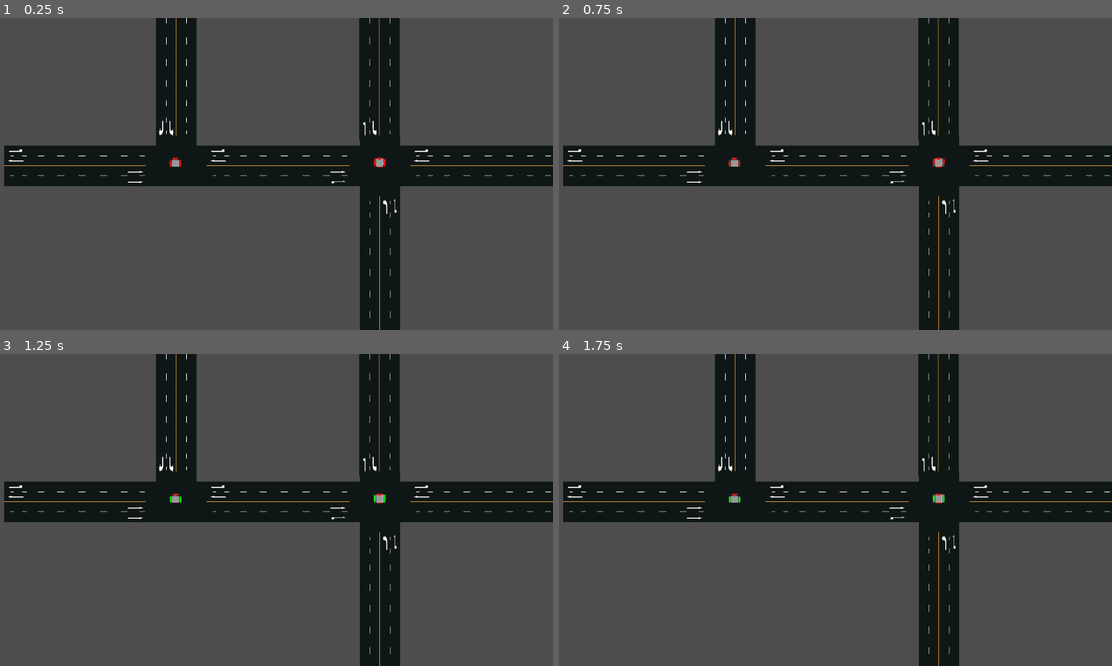
Above: before the commit, frames 1-4 (two rows, left to right).
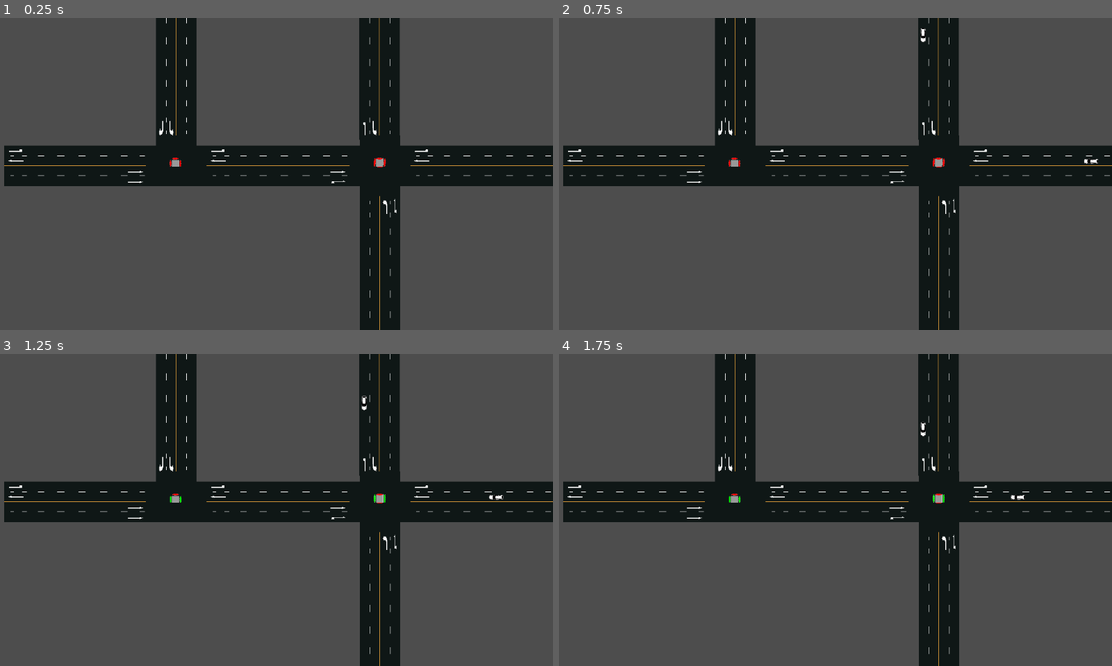
Above: after the commit, the same moments.

Repository: Lilies240/TrafficSimulation
Game: Godot game, scene res://Scenes/test_scene.tscn
Same seed, same stepped clock (60 frames per second), same inputs: the game is played once before the commit and once after it.
Inputs:
- Up to frame 1 (0.25 s): no input
- Up to frame 2 (0.75 s): no input
- Up to frame 3 (1.25 s): no input
- Up to frame 4 (1.75 s): no input

Frame 1 is identical in both runs. In frame 2, less than 0.1% of the frame differs, in the area x 65-98%, y 3-47%; in frame 3, less than 0.1%, in the area x 65-92%, y 13-47%; in frame 4, less than 0.1%.

Commit message:
Attempt to debug lack of stopping

Diff:
--- a/Scripts/Vehicle.gd
+++ b/Scripts/Vehicle.gd
@@ -28,7 +28,7 @@
 func initialize(spawner_reference: Node, vType: Enums.VehicleType, nodePaths: Array[NodePath], speedLimit: float, is_major: bool):
 	spawner = spawner_reference
 	vehicleType = vType
-	current_speed_limit = mph_to_mps(current_speed_limit) * pixels_per_meter
+	current_speed_limit = mph_to_mps(speedLimit) * pixels_per_meter
 	current_speed = current_speed_limit
 	isMajor = is_major
 	throughput = 0.0
@@ -134,7 +134,7 @@
 func decelerate(delta):
 	if current_speed > 0:
 		current_speed -= deceleration * delta
-		if current_speed < 0:
+		if current_speed <= 20:
 			current_speed = 0
 			state = "stopped"
 
@@ -147,8 +147,7 @@
 	current_speed = 0
 
 func check_upcoming_light():
-	if is_intersection_ahead():
-		upcoming_light_color = spawner.get_traffic_signal(current_path)
+	upcoming_light_color = spawner.get_traffic_signal(current_path)
 
 func is_intersection_ahead() -> bool:
 	return current_path_index % 2 == 0
@@ -161,6 +160,7 @@
 
 	check_upcoming_light() # Update light color
 	var current_stop_distance = calculate_stopping_distance()
+	var should_stop
 
 	if is_intersection_ahead():
 		var distance_to_intersection = calculate_distance_to_intersection()
@@ -169,12 +169,14 @@
 		match upcoming_light_color:
 			"red":
 				# Come to a stop when approaching the intersection
-				if distance_to_intersection <= current_stop_distance:
+				if distance_to_intersection + 200 <= current_stop_distance:
 					if state != "stopped":
 						state = "decelerating"
-
-					print("\nCurrent road: " + str(current_path) + "\nCurrent state: " + str(state) + "\nIntersection Ahead: " + str(is_intersection_ahead()) + "\nUpcoming Light Color: " + str(upcoming_light_color) + "\nCalculated Stopping Distance: " + str(calculate_stopping_distance()) + "\nDistance to intersection: " + str(distance_to_intersection) + "\nLength of road: " + str(current_path.get_curve().get_baked_length()) + "\nCurrent Progress: " + str(progress))
-					return
+					else:
+						current_speed = 0
+
+					print("\nCurrent road: " + str(current_path) + "\nCurrent state: " + str(state) + "\nCurrent speed: " + str(current_speed) + "\nCurrent speed limit: " + str(current_speed_limit) + "\nIntersection Ahead: " + str(is_intersection_ahead()) + "\nDistance to intersection: " + str(distance_to_intersection) + "\nUpcoming Light Color: " + str(upcoming_light_color) + "\nCalculated Stopping Distance: " + str(calculate_stopping_distance()) + "\nLength of road: " + str(current_path.get_curve().get_baked_length()) + "\nCurrent Progress: " + str(progress))
+					should_stop = true
 				else: # Continue towards the intersection
 					# Check for cars ahead
 					var vehiclesAhead = 0;
@@ -192,20 +194,23 @@
 							vehiclesAhead += 1;
 
 							# Come to a stop when approaching the other vehicle
-							if distance_to_other <= current_stop_distance:
+							if distance_to_other + 200 <= current_stop_distance:
 								if state != "stopped":
 									state = "decelerating"
-
-								print("\nCurrent road: " + str(current_path) + "\nCurrent state: " + str(state) + "\nIntersection Ahead: " + str(is_intersection_ahead()) + "\nUpcoming Light Color: " + str(upcoming_light_color) + "\nCalculated Stopping Distance: " + str(calculate_stopping_distance()) + "\nDistance to intersection: " + str(distance_to_intersection) + "\nLength of road: " + str(current_path.get_curve().get_baked_length()) + "\nCurrent Progress: " + str(progress))
-								return
+								else:
+									current_speed = 0
+
+								print("\nCurrent road: " + str(current_path) + "\nCurrent state: " + str(state) + "\nCurrent speed: " + str(current_speed) + "\nCurrent speed limit: " + str(current_speed_limit) + "\nIntersection Ahead: " + str(is_intersection_ahead()) + "\nDistance to intersection: " + str(distance_to_intersection) + "\nUpcoming Light Color: " + str(upcoming_light_color) + "\nCalculated Stopping Distance: " + str(calculate_stopping_distance()) + "\nLength of road: " + str(current_path.get_curve().get_baked_length()) + "\nCurrent Progress: " + str(progress))
+								should_stop = true
 
 					# Accelerate or cruise
-					if current_speed < current_speed_limit:
-						state = "accelerating"
-					else:
-						state = "cruising"
-
-					print("\nCurrent road: " + str(current_path) + "\nCurrent state: " + str(state) + "\nIntersection Ahead: " + str(is_intersection_ahead()) + "\nUpcoming Light Color: " + str(upcoming_light_color) + "\nCalculated Stopping Distance: " + str(calculate_stopping_distance()) + "\nDistance to intersection: " + str(distance_to_intersection) + "\nLength of road: " + str(current_path.get_curve().get_baked_length()) + "\nCurrent Progress: " + str(progress))
+					if not should_stop:
+						if current_speed < current_speed_limit:
+							state = "accelerating"
+						else:
+							state = "cruising"
+
+					print("\nCurrent road: " + str(current_path) + "\nCurrent state: " + str(state) + "\nCurrent speed: " + str(current_speed) + "\nCurrent speed limit: " + str(current_speed_limit) + "\nIntersection Ahead: " + str(is_intersection_ahead()) + "\nDistance to intersection: " + str(distance_to_intersection) + "\nUpcoming Light Color: " + str(upcoming_light_color) + "\nCalculated Stopping Distance: " + str(calculate_stopping_distance()) + "\nLength of road: " + str(current_path.get_curve().get_baked_length()) + "\nCurrent Progress: " + str(progress))
 					return
 			"yellow":
 				# Check for cars ahead
@@ -224,19 +229,23 @@
 						vehiclesAhead += 1;
 
 						# Come to a stop when approaching the other vehicle
-						if distance_to_other <= current_stop_distance:
+						if distance_to_other + 200 <= current_stop_distance:
 							if state != "stopped":
 								state = "decelerating"
-
-							print("\nCurrent road: " + str(current_path) + "\nCurrent state: " + str(state) + "\nIntersection Ahead: " + str(is_intersection_ahead()) + "\nUpcoming Light Color: " + str(upcoming_light_color) + "\nCalculated Stopping Distance: " + str(calculate_stopping_distance()) + "\nDistance to intersection: " + str(distance_to_intersection) + "\nLength of road: " + str(current_path.get_curve().get_baked_length()) + "\nCurrent Progress: " + str(progress))
+							else:
+								current_speed = 0
+
+							print("\nCurrent road: " + str(current_path) + "\nCurrent state: " + str(state) + "\nCurrent speed: " + str(current_speed) + "\nCurrent speed limit: " + str(current_speed_limit) + "\nIntersection Ahead: " + str(is_intersection_ahead()) + "\nUpcoming Light Color: " + str(upcoming_light_color) + "\nCalculated Stopping Distance: " + str(calculate_stopping_distance()) + "\nLength of road: " + str(current_path.get_curve().get_baked_length()) + "\nCurrent Progress: " + str(progress))
 							return
 
 				# Stop if possible at the intersection
-				if distance_to_intersection <= current_stop_distance:
+				if distance_to_intersection + 200 <= current_stop_distance:
 					if state != "stopped":
 						state = "decelerating"
-
-					print("\nCurrent road: " + str(current_path) + "\nCurrent state: " + str(state) + "\nIntersection Ahead: " + str(is_intersection_ahead()) + "\nUpcoming Light Color: " + str(upcoming_light_color) + "\nCalculated Stopping Distance: " + str(calculate_stopping_distance()) + "\nDistance to intersection: " + str(distance_to_intersection) + "\nLength of road: " + str(current_path.get_curve().get_baked_length()) + "\nCurrent Progress: " + str(progress))
+					else:
+						current_speed = 0
+
+					print("\nCurrent road: " + str(current_path) + "\nCurrent state: " + str(state) + "\nCurrent speed: " + str(current_speed) + "\nCurrent speed limit: " + str(current_speed_limit) + "\nIntersection Ahead: " + str(is_intersection_ahead()) + "\nUpcoming Light Color: " + str(upcoming_light_color) + "\nCalculated Stopping Distance: " + str(calculate_stopping_distance()) + "\nLength of road: " + str(current_path.get_curve().get_baked_length()) + "\nCurrent Progress: " + str(progress))
 					return
 				else:
 					# Accelerate or cruise
@@ -245,7 +254,7 @@
 					else:
 						state = "cruising"
 
-					print("\nCurrent road: " + str(current_path) + "\nCurrent state: " + str(state) + "\nIntersection Ahead: " + str(is_intersection_ahead()) + "\nUpcoming Light Color: " + str(upcoming_light_color) + "\nCalculated Stopping Distance: " + str(calculate_stopping_distance()) + "\nDistance to intersection: " + str(distance_to_intersection) + "\nLength of road: " + str(current_p …(77 unchanged characters)…
+					print("\nCurrent road: " + str(current_path) + "\nCurrent state: " + str(state) + "\nCurrent speed: " + str(current_speed) + "\nCurrent speed limit: " + str(current_speed_limit) + "\nIntersection Ahead: " + str(is_intersection_ahead()) + "\nUpcoming Light Color: " + str(upcoming_light_color) + "\nCalculated Stopping Distance: " + str(calculate_stopping_distance()) + "\nLength of road: " + str(current_p …(77 unchanged characters)…
 					return
 			"green":
 				# Check for cars ahead
@@ -264,11 +273,13 @@
 						vehiclesAhead += 1;
 
 						# Come to a stop when approaching the other vehicle
-						if distance_to_other <= current_stop_distance:
+						if distance_to_other + 200 <= current_stop_distance:
 							if state != "stopped":
 								state = "decelerating"
-
-							print("\nCurrent road: " + str(current_path) + "\nCurrent state: " + str(state) + "\nIntersection Ahead: " + str(is_intersection_ahead()) + "\nUpcoming Light Color: " + str(upcoming_light_color) + "\nCalculated Stopping Distance: " + str(calculate_stopping_distance()) + "\nDistance to intersection: " + str(distance_to_intersection) + "\nLength of road: " + str(current_path.get_curve().get_baked_length()) + "\nCurrent Progress: " + str(progress))
+							else:
+								current_speed = 0
+
+							print("\nCurrent road: " + str(current_path) + "\nCurrent state: " + str(state) + "\nCurrent speed: " + str(current_speed) + "\nCurrent speed limit: " + str(current_speed_limit) + "\nIntersection Ahead: " + str(is_intersection_ahead()) + "\nUpcoming Light Color: " + str(upcoming_light_color) + "\nCalculated Stopping Distance: " + str(calculate_stopping_distance()) + "\nLength of road: " + str(current_path.get_curve().get_baked_length()) + "\nCurrent Progress: " + str(progress))
 							return
 
 				# Accelerate or cruise
@@ -277,7 +288,7 @@
 				else:
 					state = "cruising"
 
-				print("\nCurrent road: " + str(current_path) + "\nCurrent state: " + str(state) + "\nIntersection Ahead: " + str(is_intersection_ahead()) + "\nUpcoming Light Color: " + str(upcoming_light_color) + "\nCalculated Stopping Distance: " + str(calculate_stopping_distance()) + "\nDistance to intersection: " + str(distance_to_intersection) + "\nLength of road: " + str(current_p …(77 unchanged characters)…
+				print("\nCurrent road: " + str(current_path) + "\nCurrent state: " + str(state) + "\nCurrent speed: " + str(current_speed) + "\nCurrent speed limit: " + str(current_speed_limit) + "\nIntersection Ahead: " + str(is_intersection_ahead()) + "\nUpcoming Light Color: " + str(upcoming_light_color) + "\nCalculated Stopping Distance: " + str(calculate_stopping_distance()) + "\nLength of road: " + str(current_p …(77 unchanged characters)…
 				return
 	else:
 		# Check for cars ahead
@@ -296,11 +307,13 @@
 				vehiclesAhead += 1;
 
 				# Come to a stop when approaching the other vehicle
-				if distance_to_other <= current_stop_distance:
+				if distance_to_other + 200 <= current_stop_distance:
 					if state != "stopped":
 						state = "decelerating"
-
-					print("\nCurrent road: " + str(current_path) + "\nCurrent state: " + str(state) + "\nIntersection Ahead: " + str(is_intersection_ahead()) + "\nUpcoming Light Color: " + str(upcoming_light_color) + "\nCalculated Stopping Distance: " + str(calculate_stopping_distance()) + "\nLength of road: " + str(current_path.get_curve().get_baked_length()) + "\nCurrent Progress: " + str(progress))
+					else:
+						current_speed = 0
+
+					print("\nCurrent road: " + str(current_path) + "\nCurrent state: " + str(state) + "\nCurrent speed: " + str(current_speed) + "\nCurrent speed limit: " + str(current_speed_limit) + "\nIntersection Ahead: " + str(is_intersection_ahead()) + "\nUpcoming Light Color: " + str(upcoming_light_color) + "\nCalculated Stopping Distance: " + str(calculate_stopping_distance()) + "\nLength of road: " + str(current_path.get_curve().get_baked_length()) + "\nCurrent Progress: " + str(progress))
 					return
 
 		# Accelerate or cruise
@@ -309,7 +322,7 @@
 		else:
 			state = "cruising"
 
-		print("\nCurrent road: " + str(current_path) + "\nCurrent state: " + str(state) + "\nIntersection Ahead: " + str(is_intersect …(259 unchanged characters)…
+		print("\nCurrent road: " + str(current_path) + "\nCurrent state: " + str(state) + "\nCurrent speed: " + str(current_speed) + "\nCurrent speed limit: " + str(current_speed_limit) + "\nIntersection Ahead: " + str(is_intersect …(259 unchanged characters)…
 		return
 
 func calculate_distance_to_intersection() -> float:
